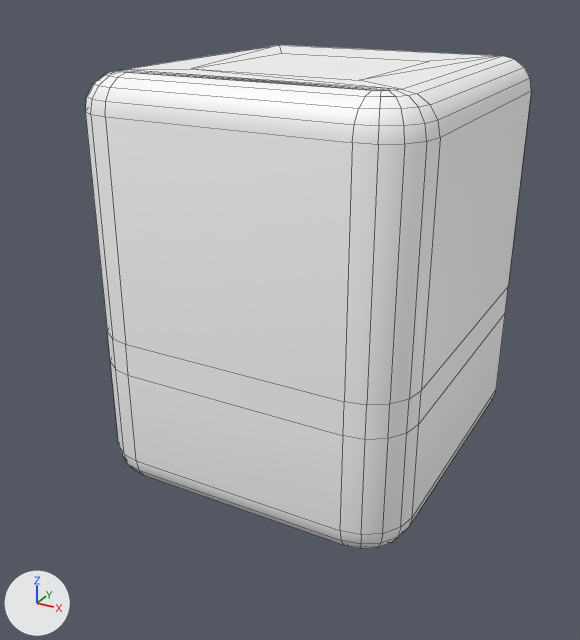
The FBX model Assets/Meshes/End.fbx: old version first, new version second.
Before and after are seen from a 50 mm lens placed at (0.0217, -0.0424, 0.0301), pointed at (-0.0005, -0.0021, 0.0099). The axes (+X, +Y, +Z) are drawn at lower left. The lights are the same throughout. Mesh edges are drawn as thin lines. Where no turn or scale is listed for an object, it has been applied to the vertices. Vertices at the same position are counted once.
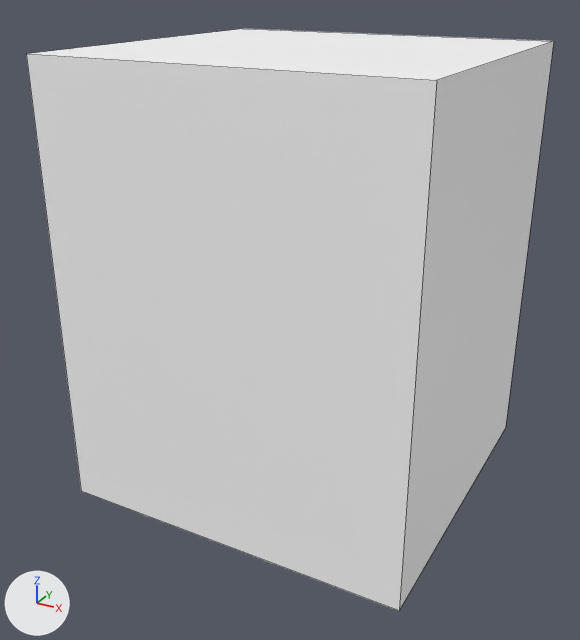
Location of each change, (x1, y1, x2, y2) in pixels of the pictures (580 x 640 px):
'Mesh', reshaped (18% wider, 15% taller)
    before: (85, 45, 531, 549)
    after: (26, 29, 554, 611)
part 1 of me_mesh, added
    after: (26, 29, 554, 611)

The change, as a list of edits to the scene's bpy script:
```text
Change me_mesh:
    where me_mesh.from_pydata(...)  # 152 vertices, 153 faces; spans x -0.01..0.01, y -0.01..0.01, z 0.0..0.025
    used by ob_mesh; location = (0.0, 0.0, 0.0)
    verts and faces of me_mesh; kept vertices keep their numbers, new ones are numbered from 152
    me_mesh part 1
    add verts[152] = (-0.011, 0.01, 0.026)  # pixel (242, 28)
    add verts[153] = (-0.011, 0.01, -0.001)
    add verts[154] = (-0.011, -0.011, 0.026)  # pixel (26, 53)
    add verts[155] = (-0.011, -0.011, -0.001)  # pixel (81, 491)
    add for new, old in zip([*range(156, 160)], [*range(152, 156)]): verts[new] = verts[old] + (0.022, 0.0, 0.0)
    add faces += [(152, 154, 155, 153), (152, 156, 158, 154), (156, 157, 159, 158), (153, 155, 159, 157), (154, 158, 159, 155)]
```
